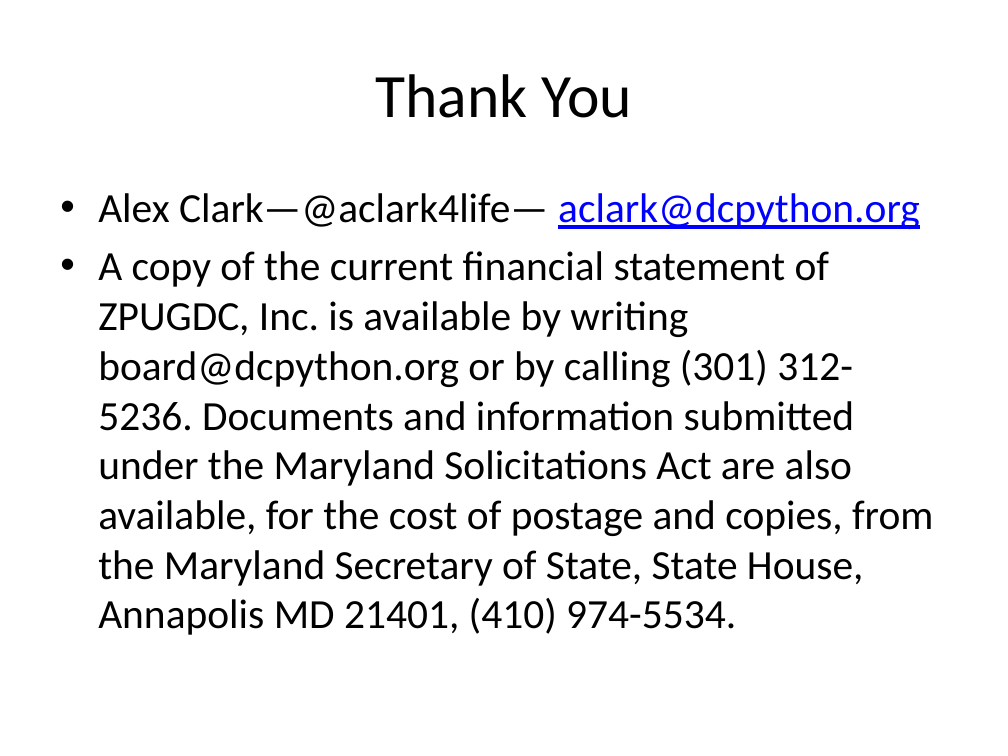
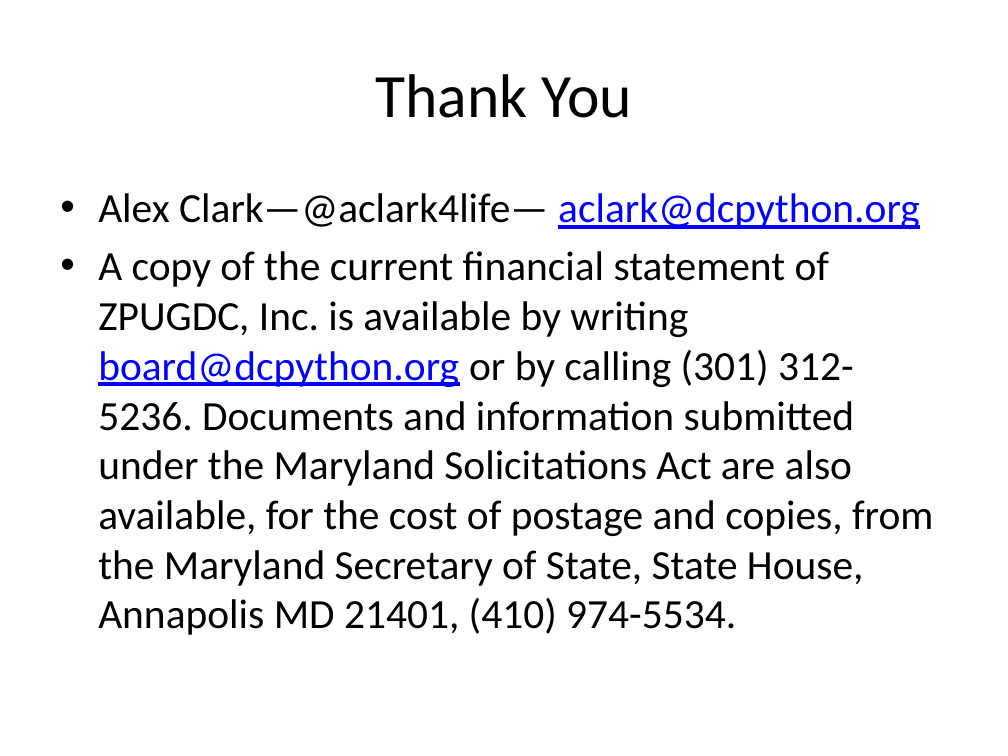
Before and after one commit to DCPython/generic-meetup-slides, a slide deck: slide 48 of DC Python Generic Meetup Slides.pptx. Drawn at 1008x756 pixels with LibreOffice and Linux fonts; fonts in the diff are those of the drawing. Boxes give left, top, right and bottom in pixels: in the first picture for what was removed or moved away, otherwise in the second. Text is boxed around its words. In the diff, an @@ line names an element or a change of style, - is before the commit and + after.

Commit message:
Save

```diff
--- a/DC Python Generic Meetup Slides.pptx
+++ b/DC Python Generic Meetup Slides.pptx
@@ text at [98,251,933,635]: text colour #000000 to #0000FF, underline on in "board@dcpython.org" @@
```
